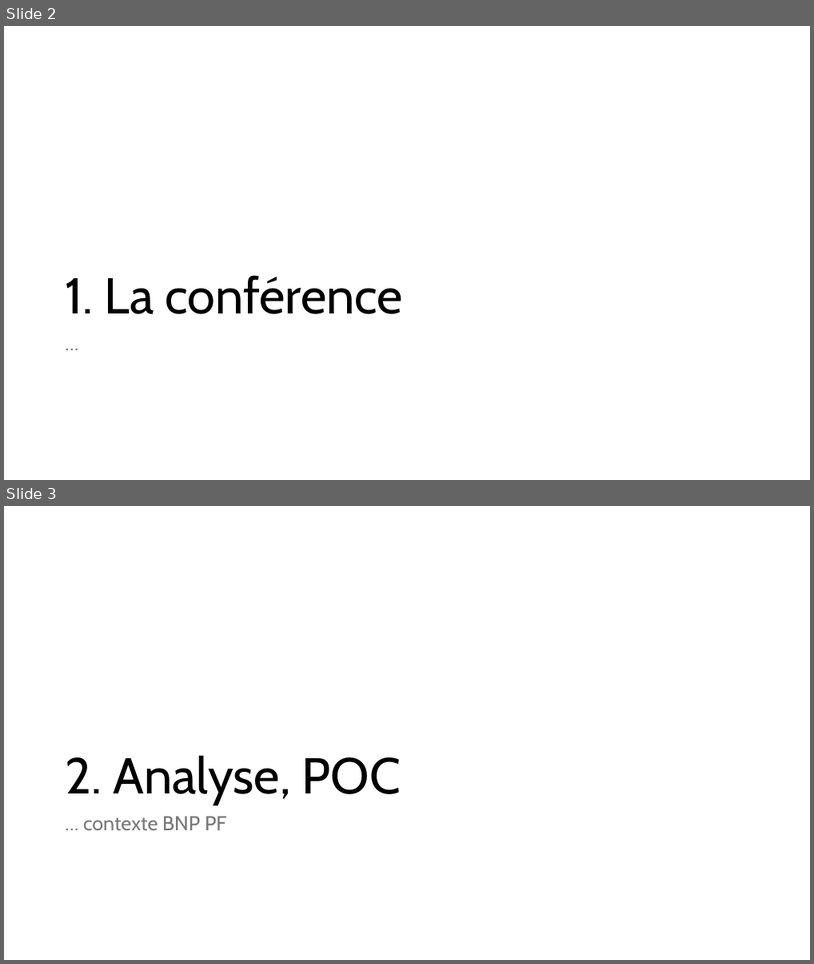
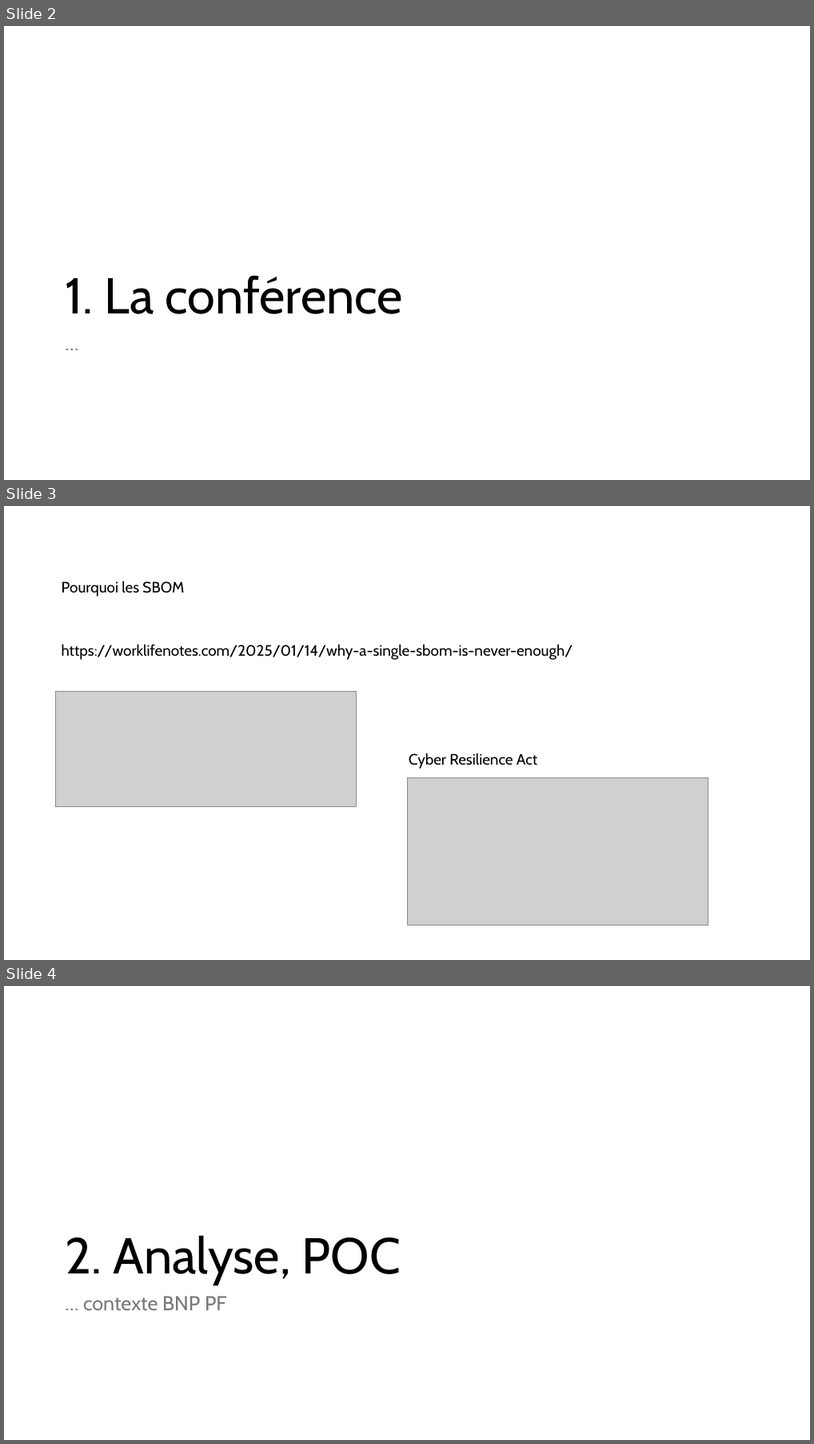
Before and after one commit to avergnaud/sboms, a slide deck: SBOM.pptx. Shown one above the other, each under a label of ours: slides 2 and 3 before the commit, slides 2, 3 and 4 after it. The pictures are 814x964 and 814x1444 pixels, drawn with LibreOffice and Linux fonts; fonts in the diff are those of the drawing; grey boxes stand for pictures. Boxes give left, top, right and bottom in pixels: in the first picture for what was removed or moved away, otherwise in the second. Text is boxed around its words. In the diff, an @@ line names an element or a change of style, - is before the commit and + after.

```diff
--- a/SBOM.pptx
+++ b/SBOM.pptx
@@ slide 3 added at (x1=4, y1=506, x2=810, y2=960), background #FFFFFF @@
@@ text added at (x1=62, y1=580, x2=184, y2=596), 18 pt, text #000000 @@
+Pourquoi les SBOM
@@ text added at (x1=62, y1=644, x2=574, y2=660), 18 pt, text #000000 @@
+https://worklifenotes.com/2025/01/14/why-a-single-sbom-is-never-enough/
@@ picture added at (x1=55, y1=691, x2=357, y2=806) @@
@@ text added at (x1=409, y1=752, x2=538, y2=768), 18 pt, text #000000 @@
+Cyber Resilience Act
@@ picture added at (x1=407, y1=778, x2=709, y2=924) @@
@@ what was slide 3 is now slide 4 @@
```
Also in this commit, not shown: 2 slides changed, 1 other file.
